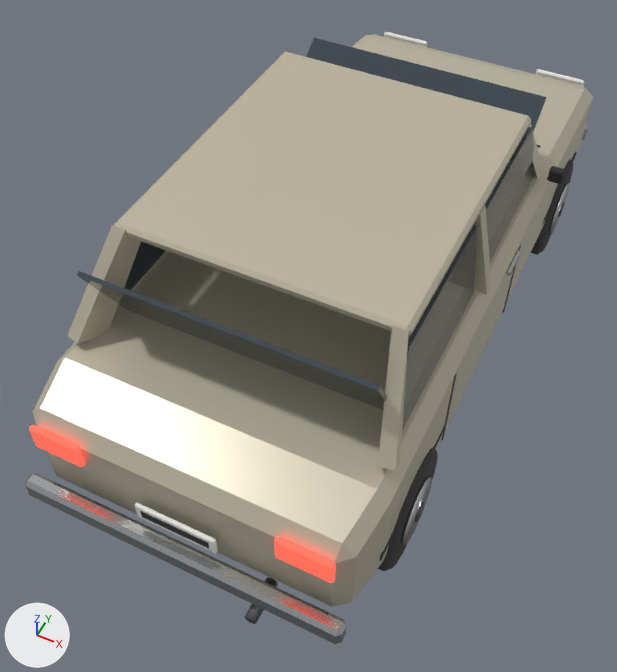
What one commit did to the glTF model assets/models/v_car_beige.glb.
The view is the same before and after, from a camera (50 mm lens) standing at (1.32, -3.33, 3.86) and looking at (-0.08, -0.52, 0.35). The lights are fixed; the arrows at lower left show +X, +Y and +Z. The older version comes first. Objects named as collision shapes, trigger or cutter boxes, shadow casters or lower levels of detail are left out. Vertices at exactly the same position are counted once.

Before the edit, the objects in view are built like this:
```python
me_auto_beige = bpy.data.meshes.new('Auto_Beige')
me_auto_beige.from_pydata(...)  # 1266 vertices, 2308 faces; spans x -0.89..0.89, y -2.05..2.02, z 0.0..1.45
me_auto_beige.materials.append(mat_vcarbeige)  # light grey #cbc4ad
me_auto_beige.materials.append(mat_vcarglass)  # greyish blue #455059
me_auto_beige.materials.append(mat_vchrome)  # light grey #cbced1
me_auto_beige.materials.append(mat_vmetaldark)  # dark grey #616165
me_auto_beige.materials.append(mat_vblack)  # dark grey #303030
me_auto_beige.materials.append(mat_vtyre)  # dark grey #383838
me_auto_beige.materials.append(mat_vwhite)  # white #edede7
me_auto_beige.materials.append(mat_vamberlight)  # orange #ffc459, glowing orange #ffc459
me_auto_beige.materials.append(mat_vredlight)  # red #f3503f, glowing red #ff5443
ob_auto_beige = bpy.data.objects.new('Auto_Beige', me_auto_beige)
ob_auto_beige.location = (0.0, 0.0, 0.0)
```
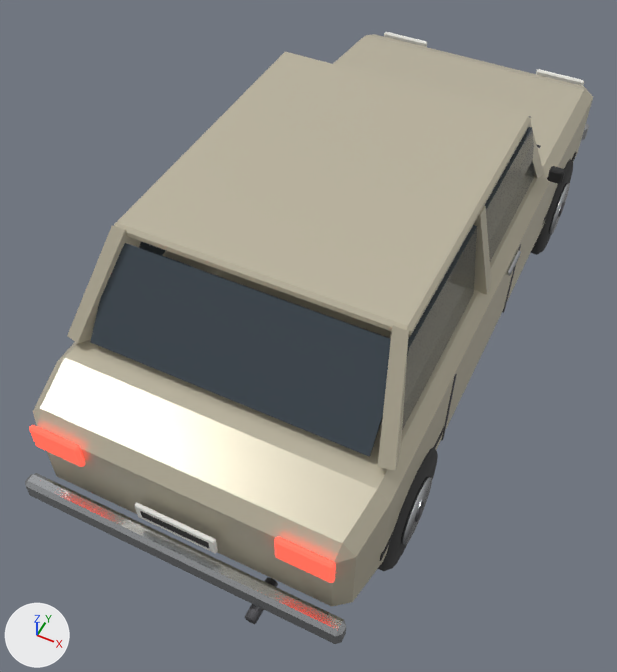
What differs and where, as boxes [x1, y1, x2, y2] in the pictures (617 x 672 px; the box of a moved part takes in the faces that stretch with it):
part 1 of me_auto_beige, moved or reshaped (not visible afterwards): before [306, 38, 546, 132]
part 2 of me_auto_beige, moved or reshaped: before [77, 271, 387, 410]; after [91, 243, 391, 457]

Diff of the bpy script that builds the scene:
```diff
--- a/assets/models/v_car_beige.glb.py
+++ b/assets/models/v_car_beige.glb.py
@@ me_auto_beige @@
 me_auto_beige.from_pydata(...)  # 1266 vertices, 2308 faces; spans x -0.89..0.89, y -2.05..2.02, z 0.0..1.45
 # used by ob_auto_beige; location = (0.0, 0.0, 0.0)
+# me_auto_beige part 1: the loose piece of 8 vertices spanning x -0.68..0.68, y 0.29..0.75, z 1.01..1.35 is turned 81 degrees about the x axis through its middle
+# me_auto_beige part 2: the loose piece of 8 vertices spanning x -0.68..0.68, y -1.47..-1.23, z 0.96..1.4 is turned -66 degrees about the x axis through its middle
 me_auto_beige.materials.append(mat_vcarbeige)
```
